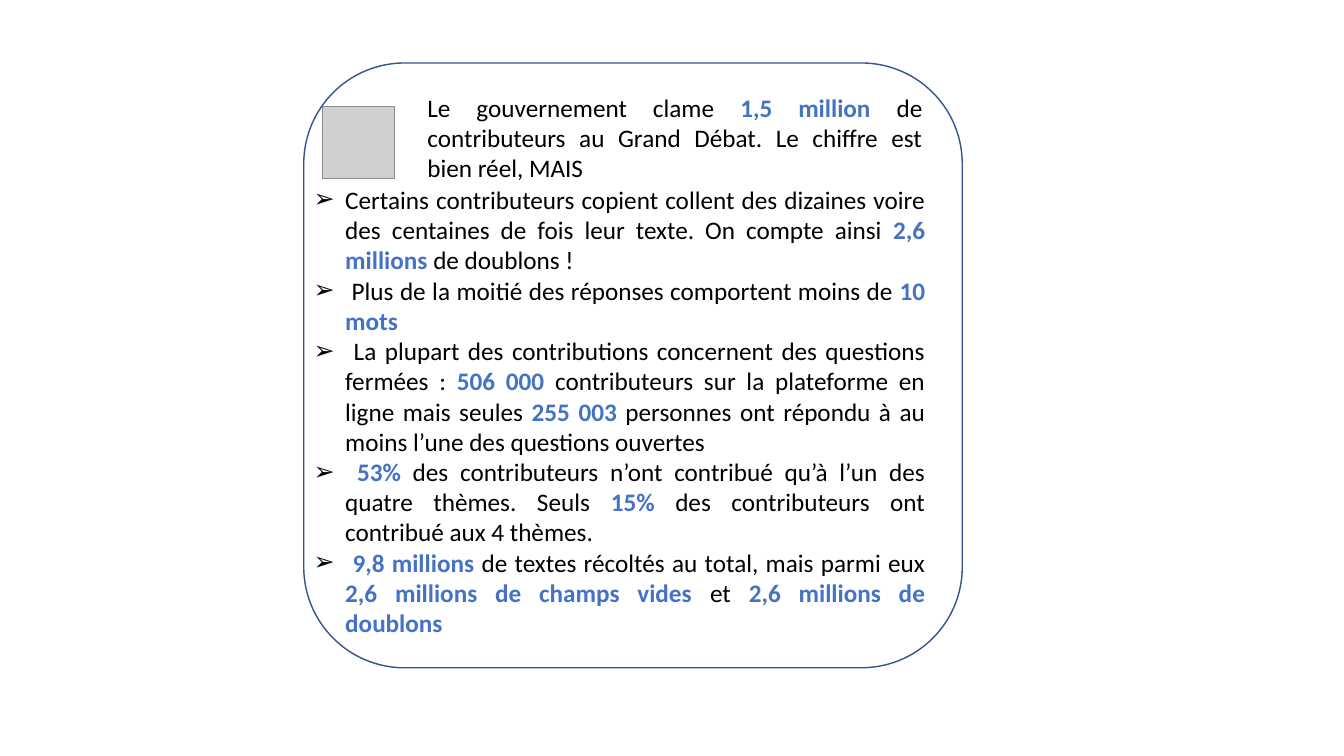
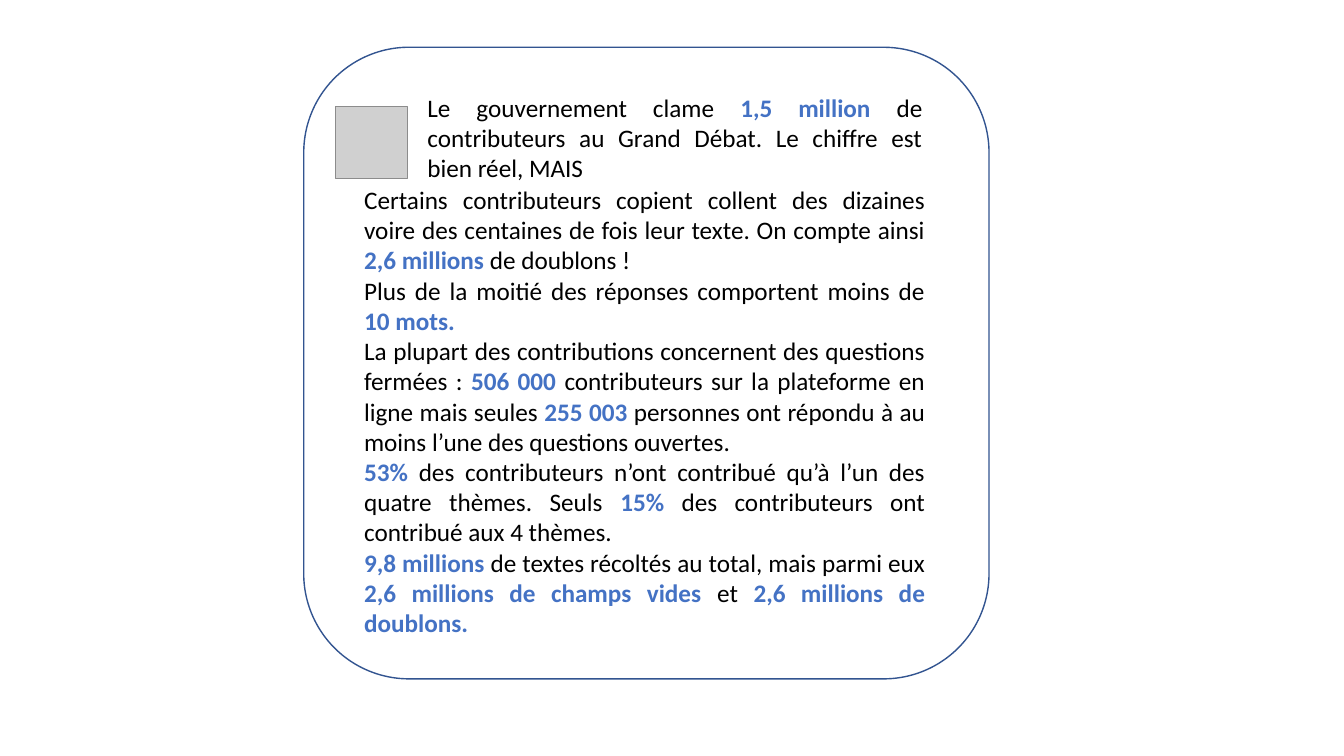
Before and after one commit to GrandDebatAnalyse/GrandDebatAnalyse.github.io, a slide deck: slide 1 of encadrés limites.pptx. Drawn at 1344x756 pixels with LibreOffice and Linux fonts; fonts in the diff are those of the drawing; grey boxes stand for pictures. Boxes give left, top, right and bottom in pixels: in the first picture for what was removed or moved away, otherwise in the second. Text is boxed around its words. In the diff, an @@ line names an element or a change of style, - is before the commit and + after.

```diff
--- a/encadrés limites.pptx
+++ b/encadrés limites.pptx
@@ rounded rectangle: place and size @@
-rounded rectangle at bbox=[303, 63, 962, 667]
+rounded rectangle at bbox=[303, 47, 989, 680]
@@ picture: place and size @@
-picture at bbox=[323, 107, 394, 178]
+picture at bbox=[336, 107, 407, 178]
@@ text at bbox=[364, 191, 925, 542]: bullet ➢ to none; list level 1 to 2 in "Certains contributeurs copient collent des ..."; list level 1 to 2 in "53% des contributeurs n’ont contribué ..." @@
@@ text at bbox=[364, 282, 925, 455]: text changed @@
-➢ Plus de la moitié des réponses comportent moins de 10 mots
-➢ La plupart des contributions concernent des questions fermées : 506 000 contributeurs sur la plateforme en ligne mais seules 255 003 personnes ont répondu à au moins l’une des questions ouvertes
+  Plus de la moitié des réponses comportent moins de 10 mots.
+  La plupart des contributions concernent des questions fermées : 506 000 contributeurs sur la plateforme en ligne mais seules 255 003 personnes ont répondu à au moins l’une des questions ouvertes.
@@ text at bbox=[364, 554, 925, 632]: text changed @@
-➢ 9,8 millions de textes récoltés au total, mais parmi eux 2,6 millions de champs vides et 2,6 millions de doublons
+  9,8 millions de textes récoltés au total, mais parmi eux 2,6 millions de champs vides et 2,6 millions de doublons.
```
Also in this commit, not shown: 2 other slides changed, 5 other files.
